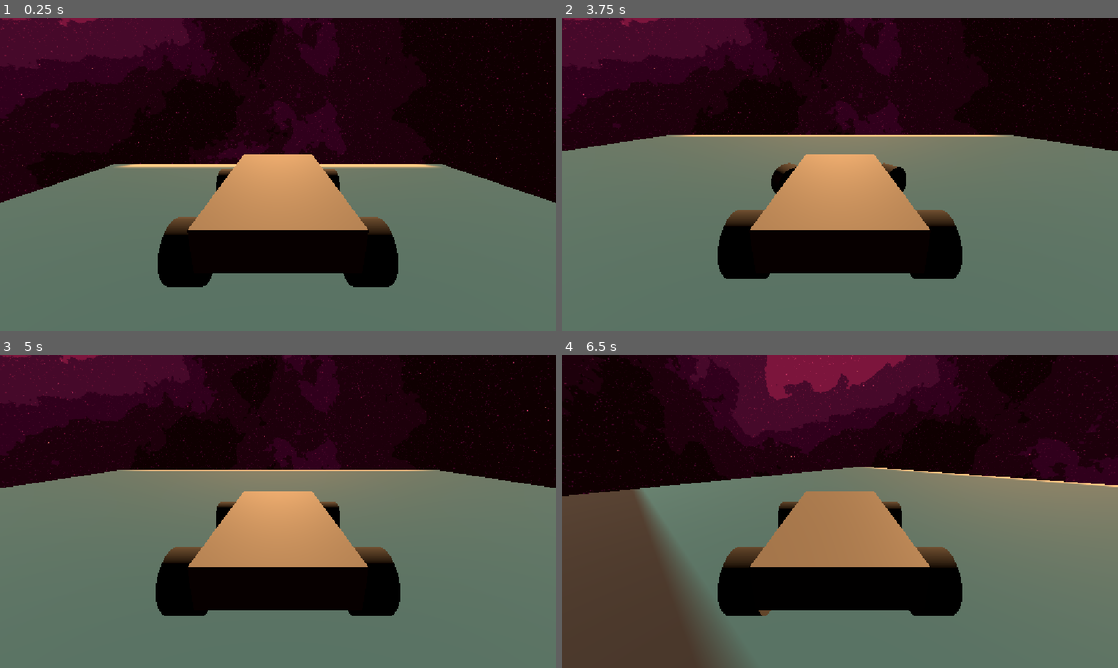
Above: before the commit, frames 1-4 (two rows, left to right).
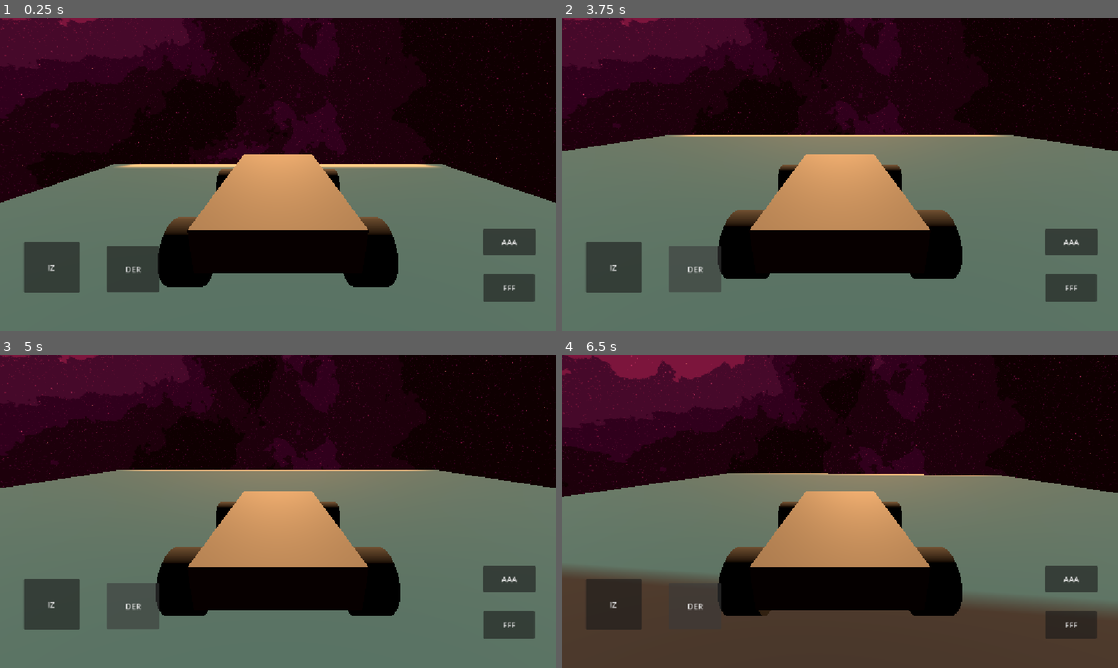
Above: after the commit, the same moments.

Repository: Pablo7776/vehicle-arena
Game: Godot game, scene res://scenes/main/main.tscn
Two runs of this game, one before a commit and one after it. Both use one fixed random seed, a clock stepped at 60 frames per second and the inputs below. The engine's default icon, where the game draws it, is replaced by a stand-in: a white triangle on a blue panel in a dark square.
Inputs (mouse positions are in pixels of both pictures, inside the frame that each line leads up to):
- Up to frame 1 (0.25 s): no input
- Up to frame 2 (3.75 s): click (1073, 243) at 0.5 s, where only the run after the commit has a clickable "AAA"; click (1073, 287) at 1.25 s, where only the run after the commit has a clickable "FFF"; click (612, 268) at 2 s, where only the run after the commit has a clickable "IZ"; click (695, 268) at 2.75 s, where only the run after the commit has a clickable "DER"; tap Enter at 3.5 s; hold D (steer_right) from 3.53 s (still down)
- Up to frame 3 (5 s): tap Space at 4.25 s; release D (steer_right) at 4.28 s; hold S (brake) from 4.28 s (still down)
- Up to frame 4 (6.5 s): tap Enter at 5 s; release S (brake) at 5.03 s; hold D (steer_right) 5.03-5.78 s; hold W (accelerate) from 5.78 s (still down)

The runs differ from the first frame. In frame 1, 4.6% of the frame differs, in the area x 4-97%, y 67-91%; in frame 2, 4.8%; in frame 3, 5.4%; in frame 4, 41%, in the area x 0-100%, y 0-100%.

Commit message:
botones basicos para android

Diff:
--- a/vehicle-arena/scenes/main/main.tscn
+++ b/vehicle-arena/scenes/main/main.tscn
@@ -33,5 +33,47 @@
 [node name="Camera3D" parent="Vehicle" index="6" unique_id=4533717]
 transform = Transform3D(-0.99999994, 4.640956e-08, -1.4368676e-07, 0, 0.9515944, 0.30735663, 1.5099579e-07, 0.30735663, -0.9515944, 0, 2, -5)
 
+[node name="CanvasLayer" type="CanvasLayer" parent="." unique_id=2025600270]
+
+[node name="Button" type="Button" parent="CanvasLayer" unique_id=709181938]
+anchors_preset = -1
+anchor_right = 0.035
+anchor_bottom = 0.048
+offset_left = 1001.0
+offset_top = 437.0
+offset_right = 1069.68
+offset_bottom = 459.896
+text = "AAA"
+
+[node name="Button2" type="Button" parent="CanvasLayer" unique_id=701542423]
+offset_left = 1002.0
+offset_top = 530.0
+offset_right = 1108.0
+offset_bottom = 588.0
+text = "FFF"
+
+[node name="Button3" type="Button" parent="CanvasLayer" unique_id=100974611]
+offset_left = 49.0
+offset_top = 464.0
+offset_right = 165.0
+offset_bottom = 569.0
+text = "IZ"
+
+[node name="Button4" type="Button" parent="CanvasLayer" unique_id=1412539236]
+offset_left = 221.0
+offset_top = 472.0
+offset_right = 330.0
+offset_bottom = 568.0
+text = "DER"
+
+[connection signal="button_down" from="CanvasLayer/Button" to="Vehicle" method="_on_button_button_down"]
+[connection signal="button_up" from="CanvasLayer/Button" to="Vehicle" method="_on_button_button_up"]
+[connection signal="button_down" from="CanvasLayer/Button2" to="Vehicle" method="_on_button_2_button_down"]
+[connection signal="button_up" from="CanvasLayer/Button2" to="Vehicle" method="_on_button_2_button_up"]
+[connection signal="button_down" from="CanvasLayer/Button3" to="Vehicle" method="_on_button_3_button_down"]
+[connection signal="button_up" from="CanvasLayer/Button3" to="Vehicle" method="_on_button_3_button_up"]
+[connection signal="button_down" from="CanvasLayer/Button4" to="Vehicle" method="_on_button_4_button_down"]
+[connection signal="button_up" from="CanvasLayer/Button4" to="Vehicle" method="_on_button_4_button_up"]
+
 [editable path="Arena"]
 [editable path="Vehicle"]
--- a/vehicle-arena/scenes/vehicle/vehicle.gd
+++ b/vehicle-arena/scenes/vehicle/vehicle.gd
@@ -9,3 +9,35 @@
 
 	var throttle = Input.get_axis("brake", "accelerate")
 	engine_force = throttle * ENGINE_POWER
+
+
+func _on_button_button_down() -> void:
+	Input.action_press("accelerate")
+
+
+func _on_button_button_up() -> void:
+	Input.action_release("accelerate")
+
+
+func _on_button_2_button_down() -> void:
+	Input.action_press("brake")
+
+
+func _on_button_2_button_up() -> void:
+	Input.action_release("brake")
+
+
+func _on_button_3_button_down() -> void:
+	Input.action_press("steer_left")
+
+
+func _on_button_3_button_up() -> void:
+	Input.action_release("steer_left")
+
+
+func _on_button_4_button_down() -> void:
+	Input.action_press("steer_right")
+
+
+func _on_button_4_button_up() -> void:
+	Input.action_release("steer_right")
